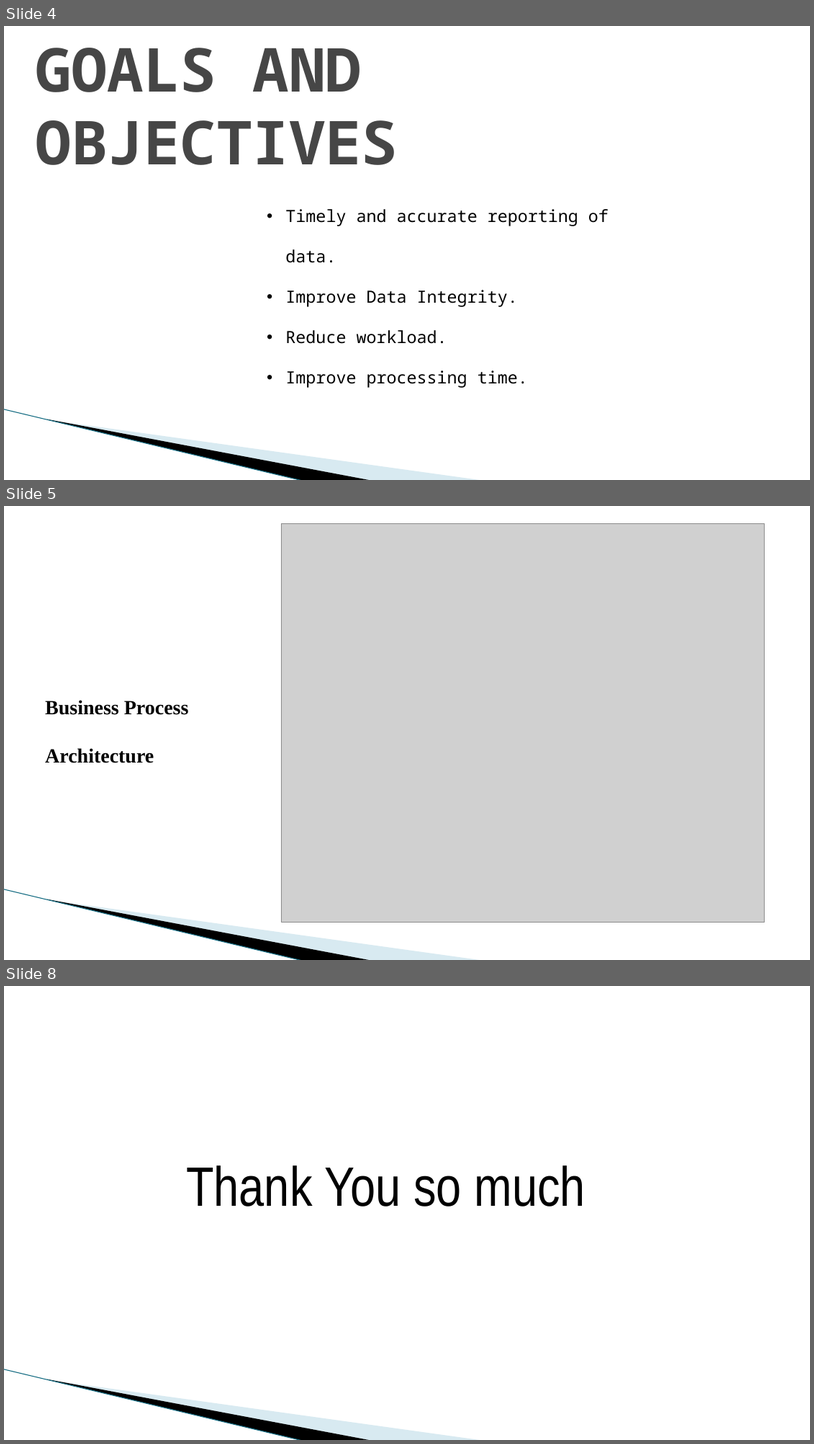
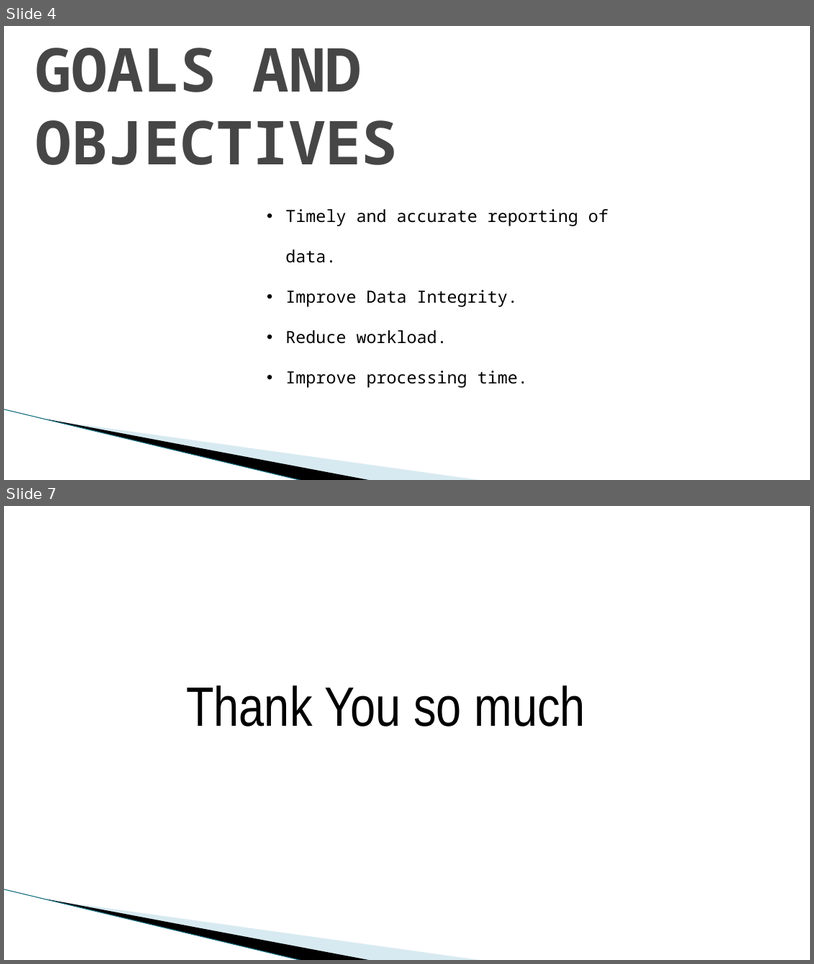
Before and after one commit to 4everUrs/document, a slide deck: SMS-Logistics.pptx. Shown one above the other, each under a label of ours: slides 4, 5 and 8 before the commit, slides 4 and 7 after it; the slides between them are not shown. The pictures are 814x1444 and 814x964 pixels, drawn with LibreOffice and Linux fonts; fonts in the diff are those of the drawing; grey boxes stand for pictures; background and template pictures are left out. Boxes give left, top, right and bottom in pixels: in the first picture for what was removed or moved away, otherwise in the second. Text is boxed around its words. In the diff, an @@ line names an element or a change of style, - is before the commit and + after.

```diff
--- a/SMS-Logistics.pptx
+++ b/SMS-Logistics.pptx
@@ slide 5 removed at (4,506,810,960), background #FFFFFF; not listed: 3 template elements that a slide beside it also shows @@
@@ picture removed at (281,523,764,921) @@
@@ text removed at (45,700,189,763) @@
-Business Process Architecture
@@ what was slide 8 is now slide 7 @@
```
Also in this commit, not shown: 4 slides changed, 3 other files.
